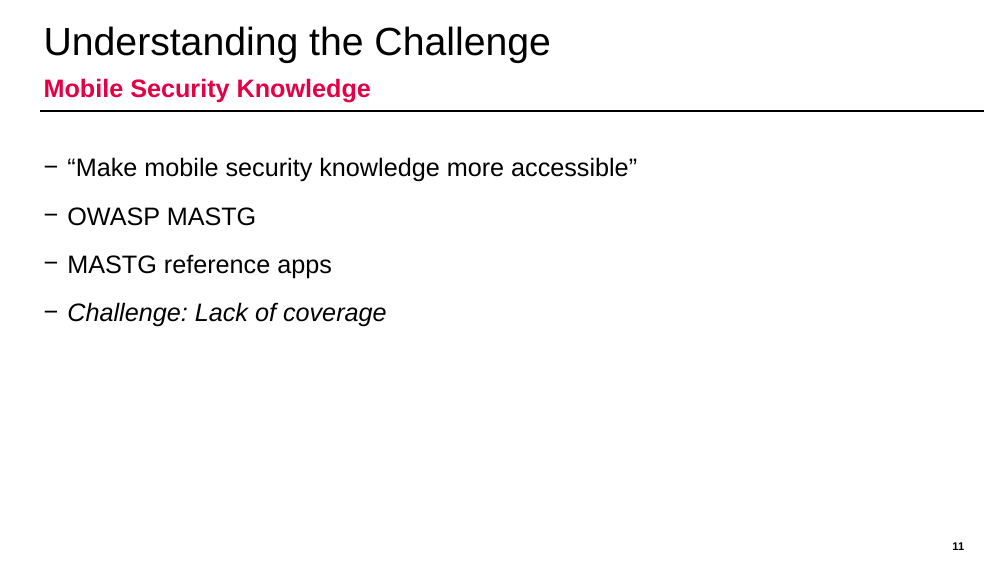
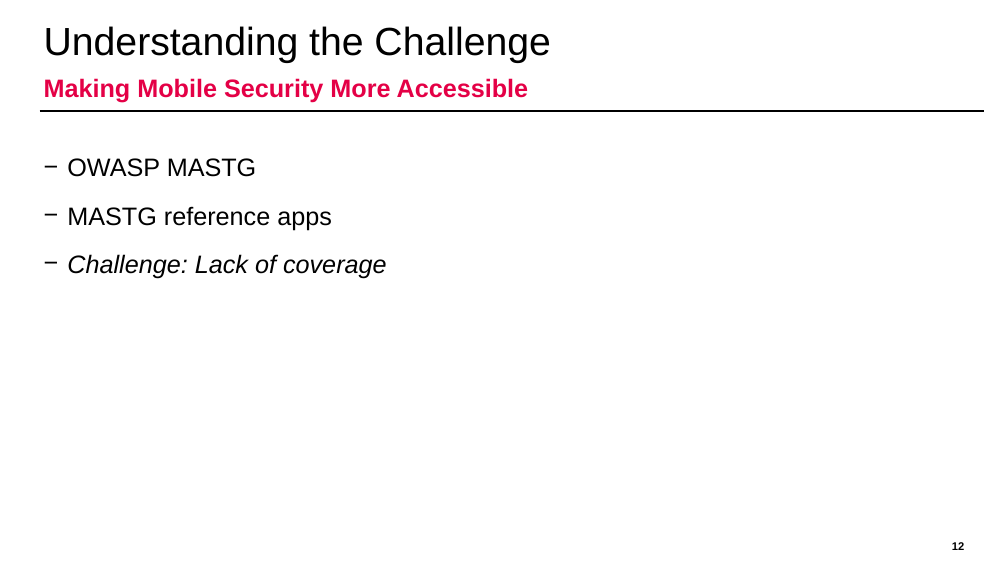
Before and after one commit to domi-cmd/Reference_Application_for_OWASP_MASTG, a slide deck: slide 12 of dev_documents/presentation/ba_thesis_presentation_kronig.pptx (slide 11 before the commit). Drawn at 1008x567 pixels with LibreOffice and Linux fonts; fonts in the diff are those of the drawing; background and template pictures are left out. Boxes give left, top, right and bottom in pixels: in the first picture for what was removed or moved away, otherwise in the second. Text is boxed around its words. In the diff, an @@ line names an element or a change of style, - is before the commit and + after.

```diff
--- a/dev_documents/presentation/ba_thesis_presentation_kronig.pptx
+++ b/dev_documents/presentation/ba_thesis_presentation_kronig.pptx
@@ text at bbox=[44, 78, 529, 103]: text changed @@
-Mobile Security Knowledge
+Making Mobile Security More Accessible
@@ text at bbox=[67, 157, 637, 182]: paragraph removed @@
-− “Make mobile security knowledge more accessible”
@@ page number at bbox=[952, 542, 964, 550]: text changed @@
-11
+12
```
Also in this commit, not shown: 8 other slides changed, 1 slide added, 3 other files.
